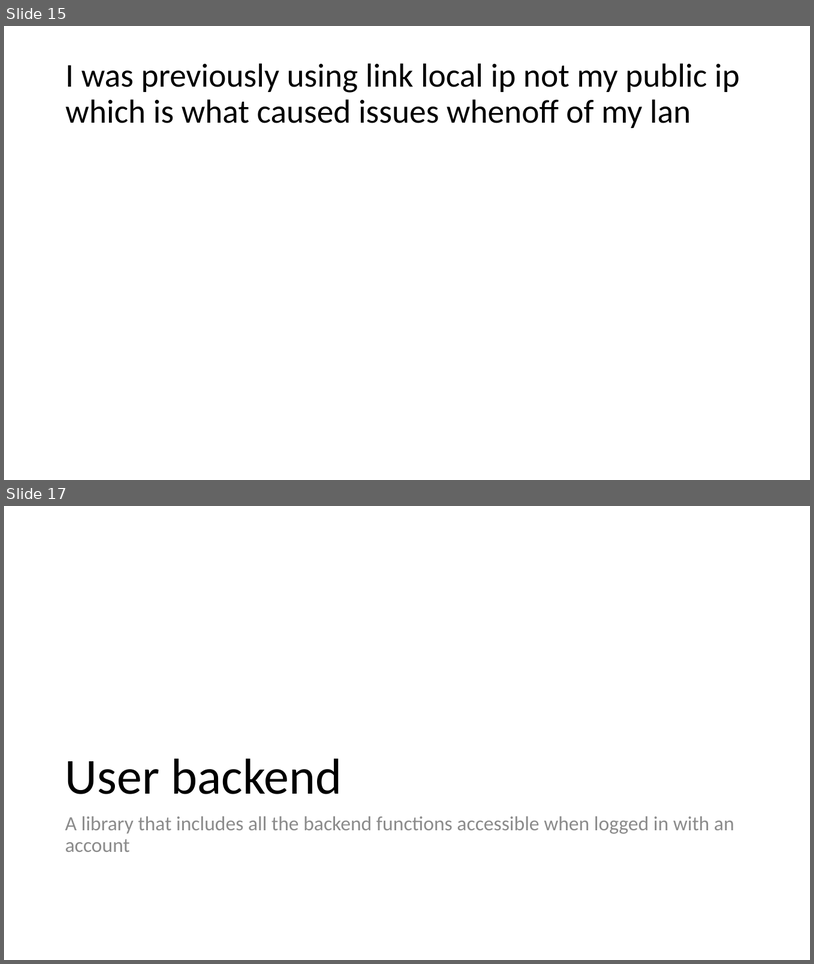
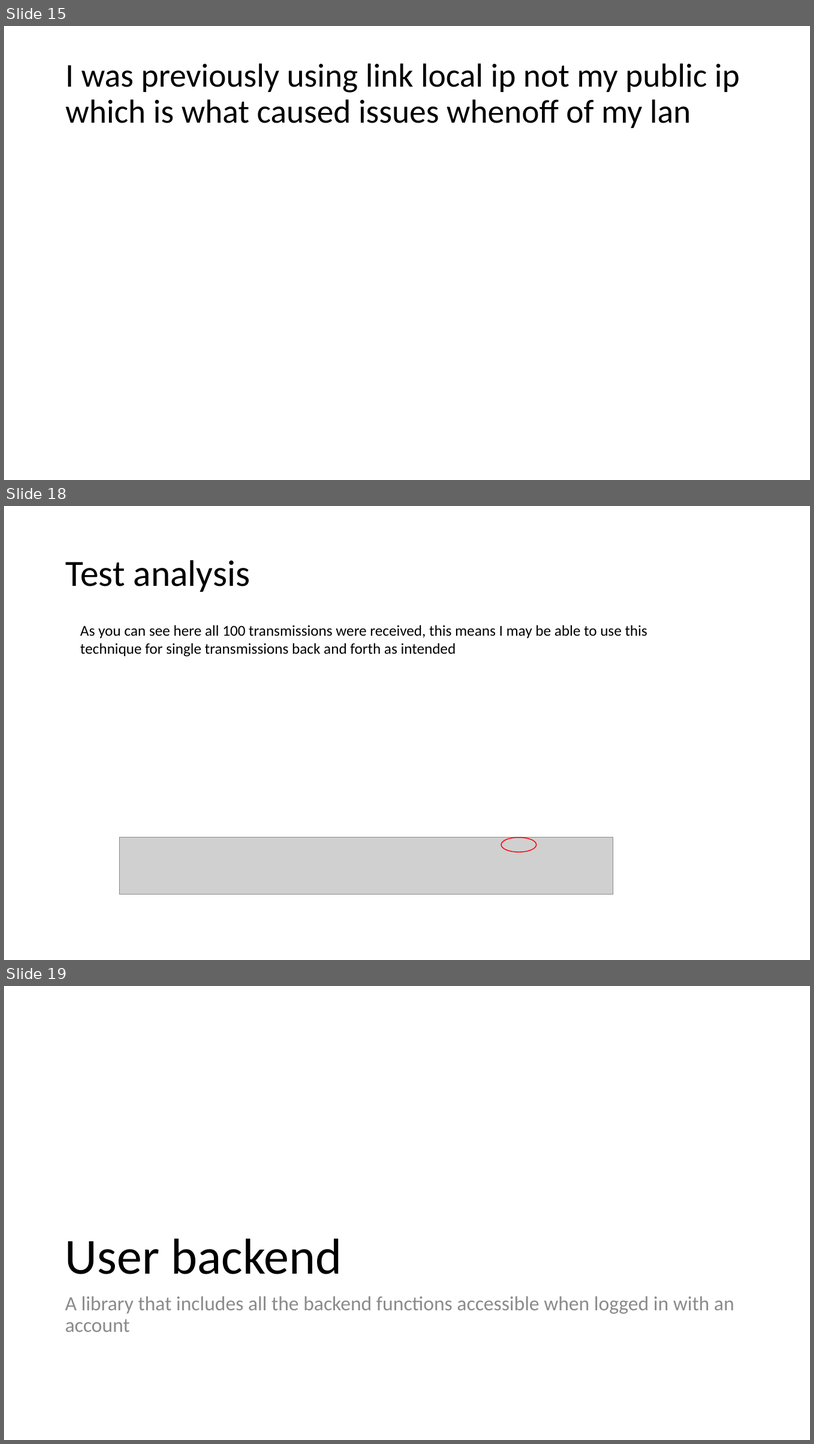
Before and after one commit to curtben1/actualCoursework, a slide deck: dev log.pptx. Shown one above the other, each under a label of ours: slides 15 and 17 before the commit, slides 15, 18 and 19 after it; the slides between them are not shown. The pictures are 814x964 and 814x1444 pixels, drawn with LibreOffice and Linux fonts; fonts in the diff are those of the drawing; grey boxes stand for pictures. Boxes give left, top, right and bottom in pixels: in the first picture for what was removed or moved away, otherwise in the second. Text is boxed around its words. In the diff, an @@ line names an element or a change of style, - is before the commit and + after.

Commit message:
added feedback from holepunching test
added images from test+some analyis

```diff
--- a/dev log.pptx
+++ b/dev log.pptx
@@ slide 18 added at bbox=[4, 506, 810, 960], background #FFFFFF @@
@@ title added at bbox=[65, 560, 251, 592], 44 pt, text #000000 @@
+Test analysis
@@ text added at bbox=[80, 625, 648, 657], 18 pt, text #000000 @@
+As you can see here all 100 transmissions were received, this means I may be able to use this technique for single transmissions back and forth as intended
@@ picture added at bbox=[120, 837, 614, 894] @@
@@ ellipse added at bbox=[501, 837, 536, 852], outline #FF0000 1 pt @@
@@ what was slide 17 is now slide 19 @@
```
Also in this commit, not shown: 1 slide changed, 1 other slide added.
